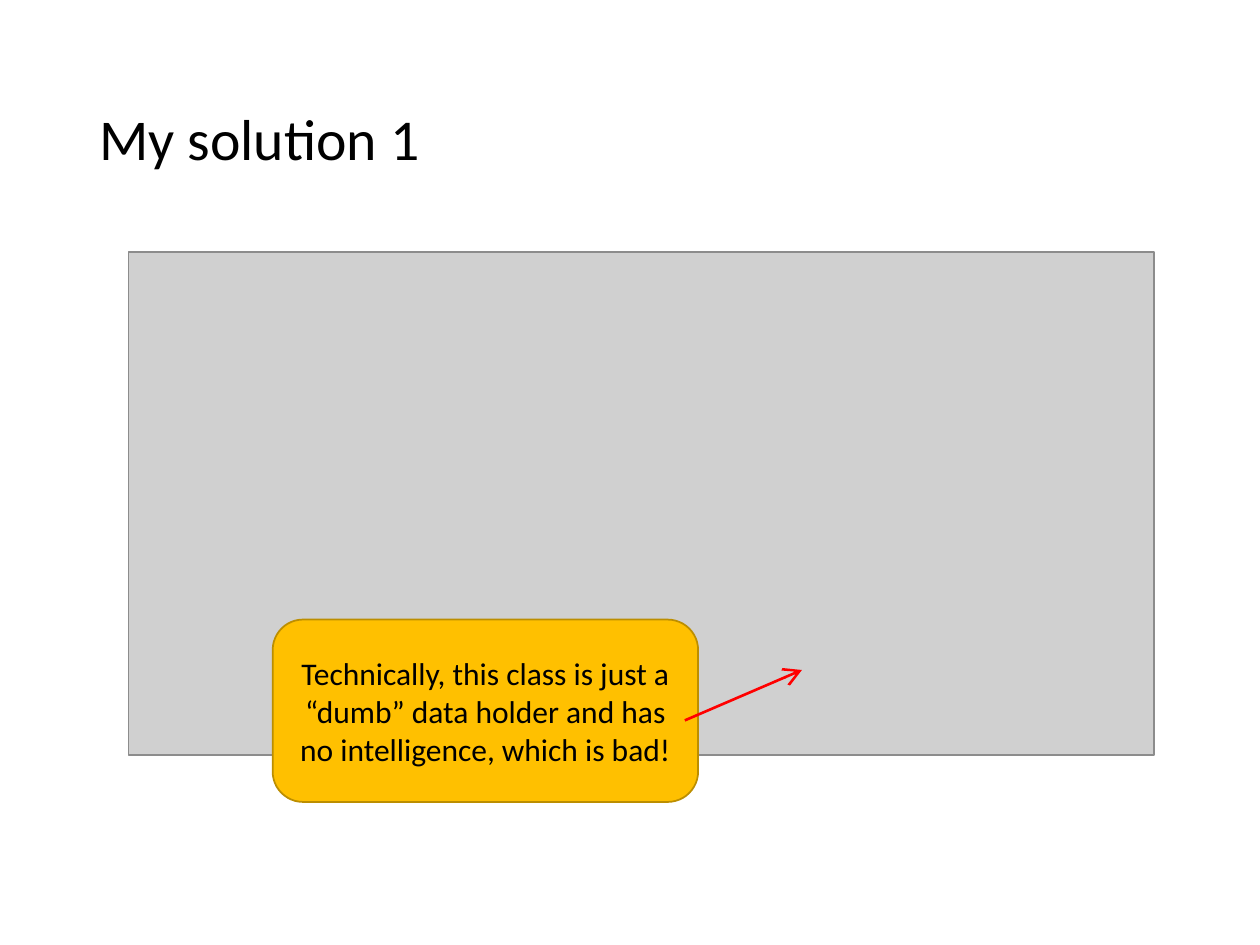
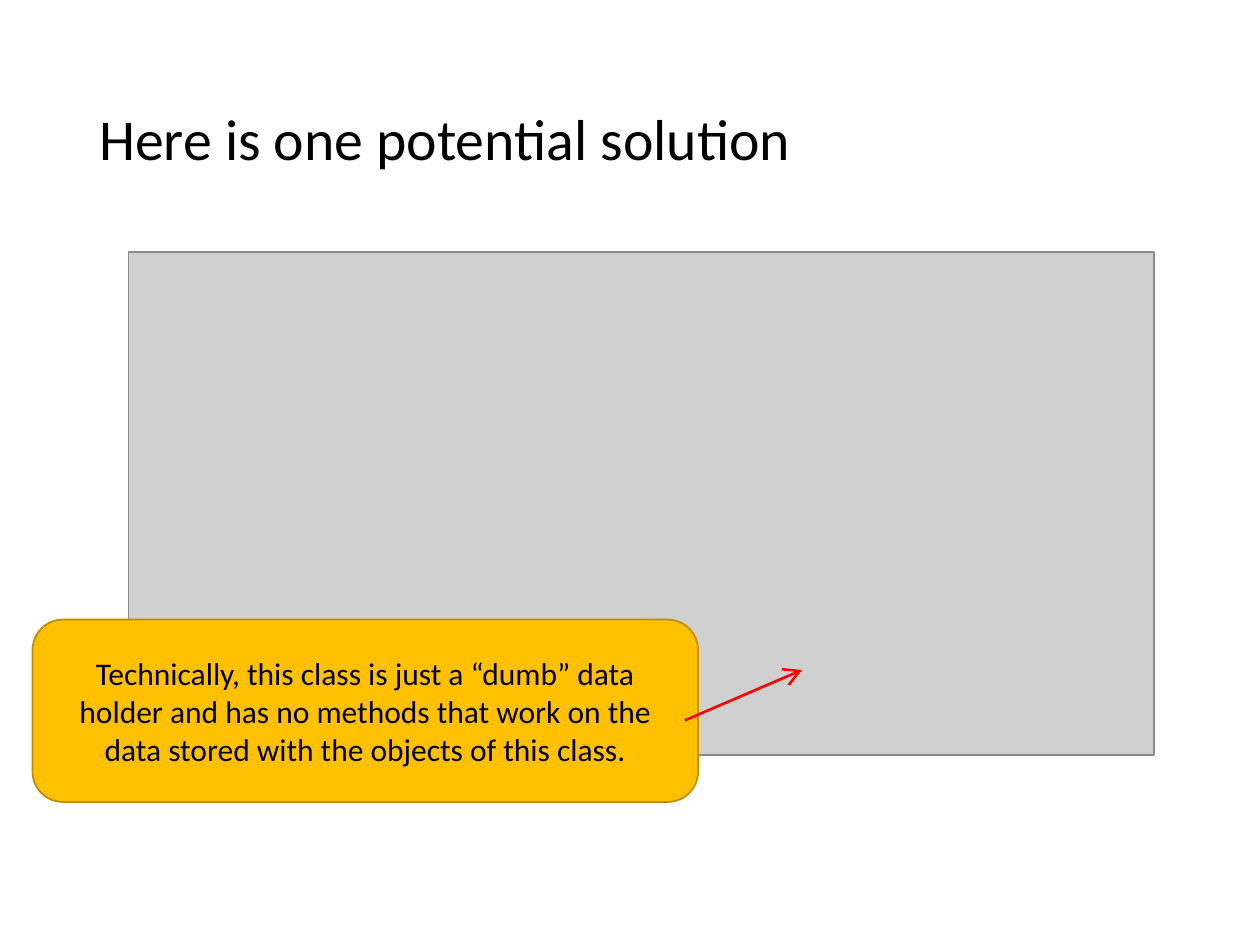
Before and after one commit to RHIT-CSSE/csse220, a slide deck: slide 35 of ClassMaterials/SETechniques/Slides/SoftwareEngineeringTechniques.pptx (slide 30 before the commit). Drawn at 1260x945 pixels with LibreOffice and Linux fonts; fonts in the diff are those of the drawing; grey boxes stand for pictures. Boxes give left, top, right and bottom in pixels: in the first picture for what was removed or moved away, otherwise in the second. Text is boxed around its words. In the diff, an @@ line names an element or a change of style, - is before the commit and + after.

```diff
--- a/ClassMaterials/SETechniques/Slides/SoftwareEngineeringTechniques.pptx
+++ b/ClassMaterials/SETechniques/Slides/SoftwareEngineeringTechniques.pptx
@@ title at bbox=[99, 120, 789, 170]: text changed @@
-My solution 1
+Here is one potential solution
@@ rounded rectangle "Technically, this class is just ...": place and size @@
-rounded rectangle "Technically, this class is just ..." at bbox=[272, 620, 698, 803]
+rounded rectangle "Technically, this class is just ..." at bbox=[33, 620, 698, 803]
@@ text in rounded rectangle at bbox=[79, 662, 651, 767]: text changed @@
-Technically, this class is just a “dumb” data holder and has no intelligence, which is bad!
+Technically, this class is just a “dumb” data holder and has no methods that work on the data stored with the objects of this class.
```
Also in this commit, not shown: 12 other slides changed, 7 slides added.
